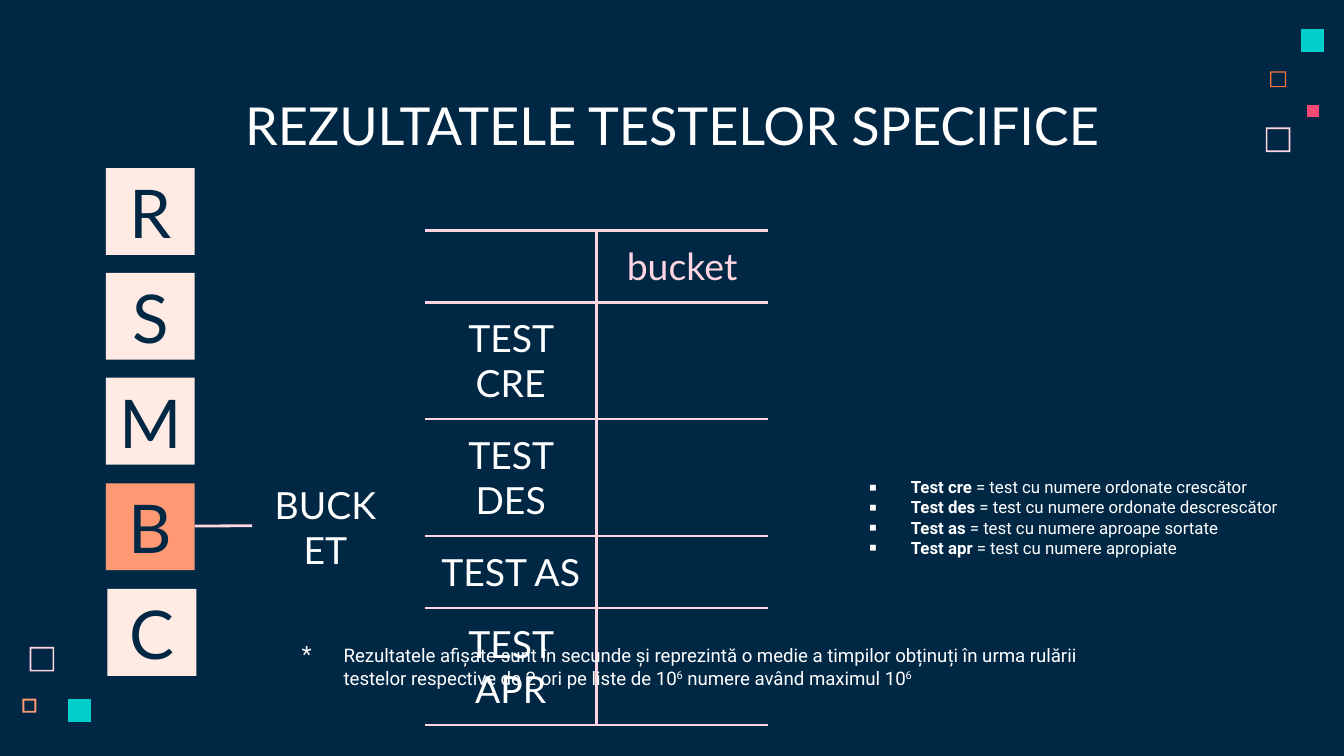
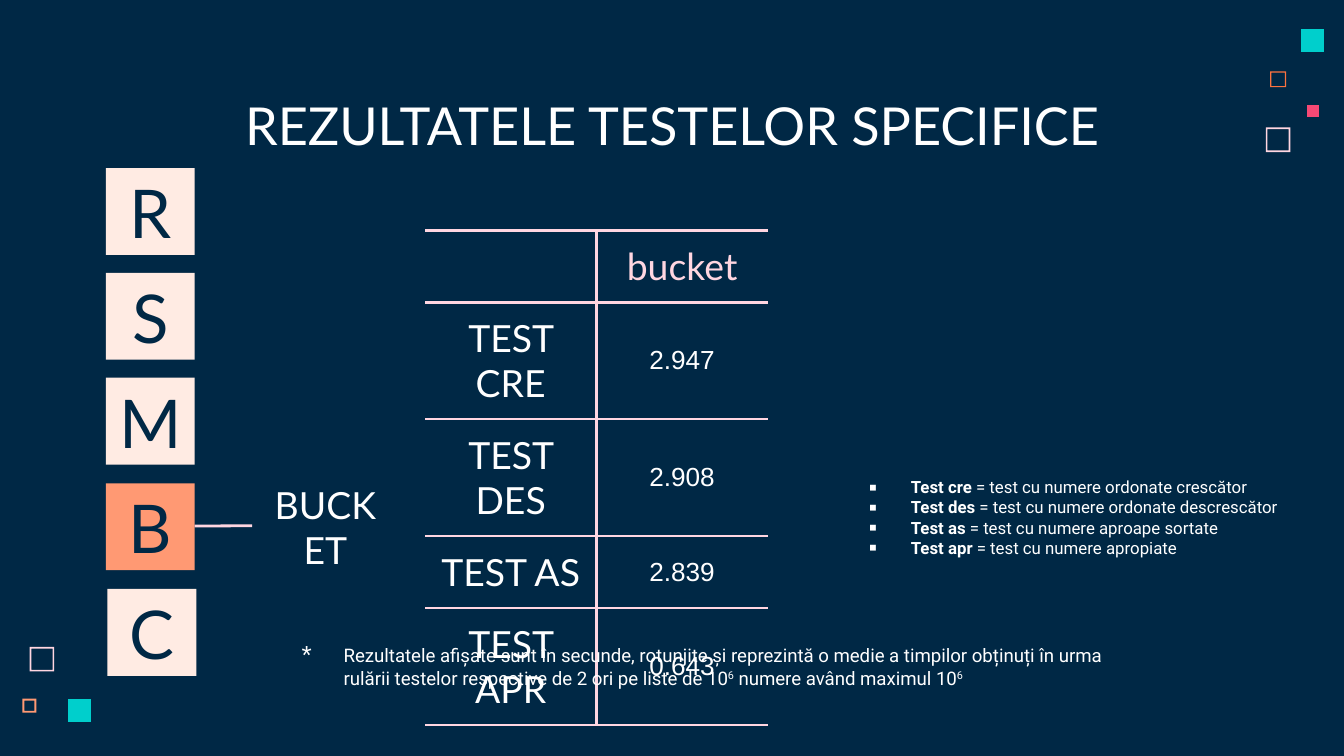
Before and after one commit to iam-mj/1stProject_SD, a slide deck: slide 18 of Primul Proiect SD.pptx. Drawn at 1344x756 pixels with LibreOffice and Linux fonts; fonts in the diff are those of the drawing. Boxes give left, top, right and bottom in pixels: in the first picture for what was removed or moved away, otherwise in the second. Text is boxed around its words. In the diff, an @@ line names an element or a change of style, - is before the commit and + after.

```diff
--- a/Primul Proiect SD.pptx
+++ b/Primul Proiect SD.pptx
@@ table at <box>425,231,769,707</box> @@
-row 2, column 2: 
+row 2, column 2: 2.947
-row 3, column 2: 
+row 3, column 2: 2.908
-row 4, column 2: 
+row 4, column 2: 2.839
-row 5, column 2: 
+row 5, column 2: 0.643
@@ text at <box>344,645,1102,691</box>: text changed @@
-* Rezultatele afișate sunt în secunde și reprezintă o medie a timpilor obținuți în urma rulării testelor respective de 2 ori pe liste de 106 numere având maximul 106
+* Rezultatele afișate sunt în secunde, rotunjite și reprezintă o medie a timpilor obținuți în urma rulării testelor respective de 2 ori pe liste de 106 numere având maximul 106
```
Also in this commit, not shown: 16 other slides changed, 3 slides added, 1 slide removed.
